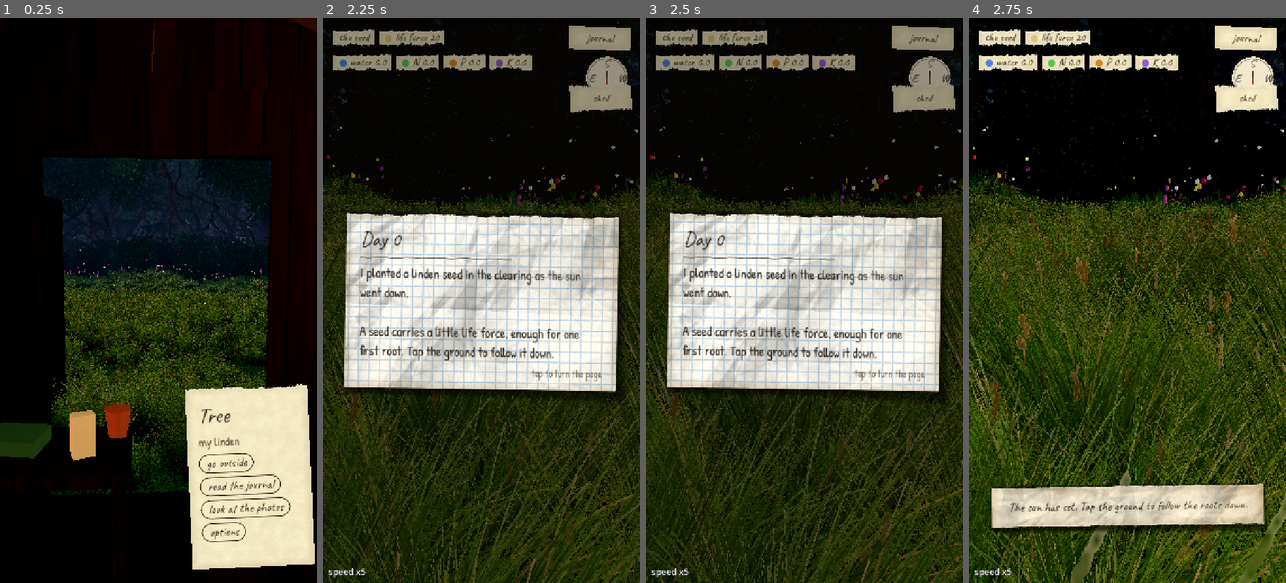
Above: before the commit, frames 1-4 (left to right).
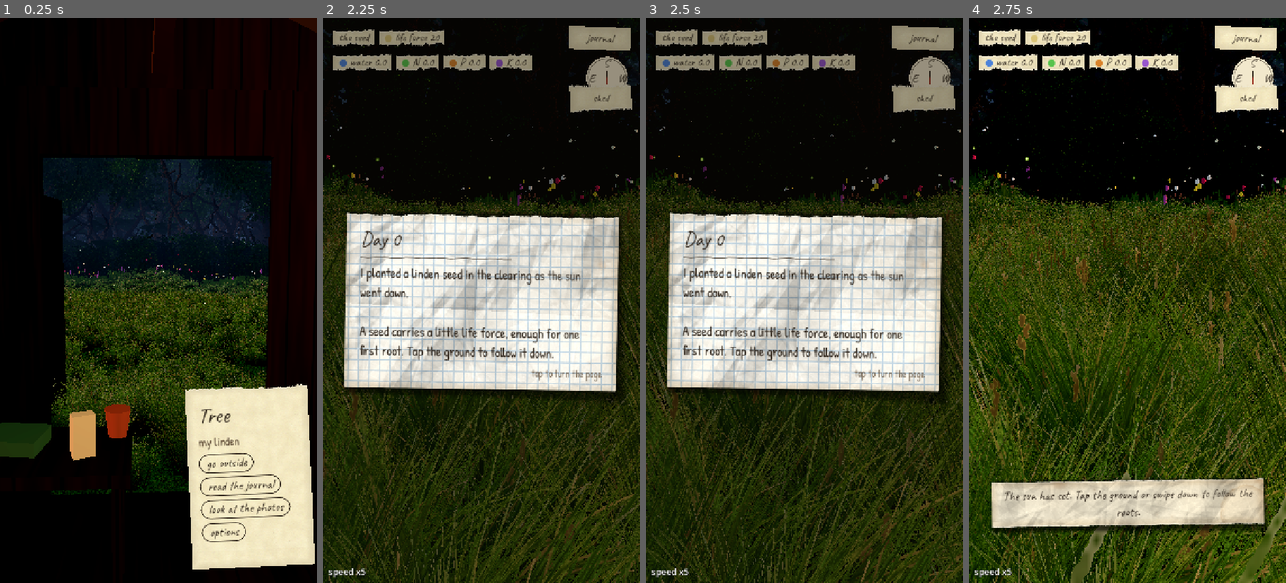
Above: after the commit, the same moments.

Repository: SimonSouleyman/gamdev
Game: Godot game, scene res://main.tscn
Same seed, same stepped clock (60 frames per second), same inputs: the game is played once before the commit and once after it.
Inputs (mouse positions are in pixels of both pictures, inside the frame that each line leads up to):
- Up to frame 1 (0.25 s): no input
- Up to frame 2 (2.25 s): click "go outside" at 0.5 s; tap Enter at 1.25, 2 s; move the mouse to (551, 272) at 1.27 s; hold Right (ui_right) 1.28-2 s; tap T at 1.35 s; click (551, 272) at 1.42 s; tap Space at 1.52, 1.82 s; drag from (418, 328) to (465, 413) at 2.02 s
- Up to frame 3 (2.5 s): no input
- Up to frame 4 (2.75 s): no input

Frames 1-3 are identical in both runs. In frame 4, 2.7% of the frame differs, in the area x 7-94%, y 81-91%.

Commit message:
The dive falls into the ground (down, a little turn and zoom); swipe down at sunset dives, swipe up after the night's root wakes the tree
Co-Authored-By: Claude Opus 5.5 (1M context) <noreply@anthropic.com>

Diff:
--- a/Tree/main.gd
+++ b/Tree/main.gd
@@ -96,6 +96,11 @@
 	tree_view.ground_tapped.connect(_on_ground_tapped)
 	root_view.can_start = func() -> bool: return state.can_start_run()
 	root_view.run_started.connect(func(_id: int) -> void: state.mark_run_started())
+	# Swipe up after the night's root: straight on to the morning.
+	root_view.swipe_up.connect(func() -> void:
+		if state.phase == GameState.Phase.NIGHT and (state.night_done or state.night_empty) and not _transitioning:
+			state.night_done = true
+			state.tick(9999.0))
 	root_view.run_finished.connect(func(_t: PackedFloat32Array) -> void: state.notify_run_done())
 	root_view.find_touched.connect(func(f: Dictionary) -> void: state.notify_find(f))
 	root_view.dots_collected.connect(func(n: int) -> void: ambience.play_collect(n))
--- a/Tree/roots/root_view.gd
+++ b/Tree/roots/root_view.gd
@@ -9,6 +9,8 @@
 signal run_finished(totals: PackedFloat32Array)
 signal find_touched(find: Dictionary)
 signal dots_collected(count: int)
+## A quick swipe up once the night's root is done: back up to the tree (play test 4).
+signal swipe_up
 
 enum Mode { IDLE, PICK, RUN, DONE }
 
@@ -44,6 +46,7 @@
 var _orbit_distance: float = 7.0
 var _look: Vector3 = Vector3(0, -1.5, 0)
 var _press_pos: Vector2 = Vector2.ZERO
+var _press_msec: int = 0
 var _pressing: bool = false
 var _dragged: bool = false
 
@@ -390,7 +393,7 @@
 		Mode.RUN:
 			_hint.text = "Move the stick (or WASD) to grow the root." if _waiting_for_input else ""
 		Mode.DONE:
-			_hint.text = "A quiet night below. Morning comes soon." if quiet_night else "The new root settles. Fine roots reach for what is near."
+			_hint.text = ("A quiet night below. Swipe up to wake the tree." if quiet_night else "The new root settles. Fine roots reach for what is near.") if is_settling() or quiet_night else "Swipe up to wake the tree, or wait for the morning."
 		_:
 			_hint.text = ""
 
@@ -708,6 +711,7 @@
 		_pressing = true
 		_dragged = false
 		_press_pos = pos
+		_press_msec = Time.get_ticks_msec()
 	elif is_move:
 		if _pressing:
 			var rel := (event as InputEventMouseMotion).relative
@@ -723,6 +727,10 @@
 				_hover.position = roots.graph.positions[id]
 	elif is_release:
 		_pressing = false
+		var swipe := _press_pos - pos
+		if mode == Mode.DONE and not is_settling() and swipe.y > 160.0 and absf(swipe.x) < swipe.y * 0.7 				and Time.get_ticks_msec() - _press_msec < 900:
+			swipe_up.emit()
+			return
 		if not _dragged and mode == Mode.PICK:
 			var id := pick_node_at(pos)
 			if id >= 0:
--- a/Tree/tools/grow_shot.gd
+++ b/Tree/tools/grow_shot.gd
@@ -1,7 +1,8 @@
 extends SceneTree
 ## Grows a tree for N in-game days with the root bot and calm days, then takes screenshots of
 ## the tree view at noon from three sides. For judging the look of the growth.
-## Run: godot --path . -s tools/grow_shot.gd -- --days=10 --shots=C:/some/folder [--seed=42] [--boost]
+## Run: godot --path . -s tools/grow_shot.gd -- --days=10 --shots=C:/some/folder [--seed=42] [--boost] [--dive]
+## --dive: instead, five frames of the fall into the ground (dive_amount 0 to 1) from the south.
 
 var shots_dir := ""
 var days := 10
@@ -10,6 +11,7 @@
 var hour := 0.5  # fraction of the daylight, 0.5 = noon
 var view: TreeView
 var frame := 0
+var dive := false
 
 
 func _initialize() -> void:
@@ -22,6 +24,8 @@
 			seed = int(a.substr(7))
 		elif a.begins_with("--hour="):
 			hour = float(a.substr(7))
+		elif a == "--dive":
+			dive = true
 		elif a == "--boost":
 			boost = true
 	DirAccess.make_dir_recursive_absolute(shots_dir)
@@ -57,6 +61,8 @@
 		# After the view's own _ready, which runs once the tree starts.
 		view.setup(get_meta("game"))
 		view.set_hud_visible(false)
+	if dive:
+		return _dive_frames()
 	var names := ["from_north", "from_east", "from_south"]
 	var yaws := [PI, PI * 0.5, 0.0]
 	var i := frame / 20
@@ -69,3 +75,18 @@
 	else:
 		quit()
 	return false
+
+
+func _dive_frames() -> bool:
+	var steps := [0.0, 0.3, 0.55, 0.75, 0.9]
+	var i := frame / 15
+	view._yaw = 0.0
+	view._pitch = 0.12
+	if i < steps.size():
+		view.dive_amount = steps[i]
+	if frame % 15 == 14 and i < steps.size():
+		RenderingServer.force_draw(false)
+		root.get_viewport().get_texture().get_image().save_png(shots_dir.path_join("dive_%d.png" % int(steps[i] * 100)))
+	if i >= steps.size():
+		quit()
+	return false
--- a/Tree/tree/tree_view.gd
+++ b/Tree/tree/tree_view.gd
@@ -479,7 +479,7 @@
 	sun_arc.progress = s.clock.time_of_day / s.clock.daylight_fraction
 	match state.phase:
 		GameState.Phase.SUNSET:
-			_hint.text = "The sun has set. Tap the ground to follow the roots down."
+			_hint.text = "The sun has set. Tap the ground or swipe down to follow the roots."
 		GameState.Phase.DAY:
 			if state.day_is_spent():
 				_hint.text = ("Almost nothing left to grow with today" if state.sim.nutrient_missing() and not state.sim.graph.is_full() and state.sim.resources.stock[0] >= state.sim.cost_per_node else "Nothing left to grow with today") + ". The leaves still gather life force for tonight."
@@ -664,10 +664,15 @@
 	_distance = lerpf(_distance, want_distance, k)
 	var orbit := _focus + Vector3(sin(_yaw) * cos(_pitch), sin(_pitch), cos(_yaw) * cos(_pitch)) * _distance
 	orbit.y = maxf(orbit.y, 0.25)
-	# The dive ends low beside the trunk looking into the soil; sunrise starts there and rises.
-	var dive_point := Vector3(sin(_yaw), 0.0, cos(_yaw)) * 1.0 + Vector3(0, 0.8, 0)
-	camera.position = orbit.lerp(dive_point, dive_amount)
-	var look := _focus.lerp(Vector3(0, -1.0, 0), dive_amount)
+	# The dive: the camera falls straight down into the ground beside the tree, turning a little
+	# and closing in (Simon, play test 4). Sunrise plays the same move backwards, rising out.
+	var fall := dive_amount * dive_amount
+	var spin := dive_amount * 0.55
+	var r := Vector2(orbit.x - _focus.x, orbit.z - _focus.z).length() * lerpf(1.0, 0.6, dive_amount)
+	var a := _yaw + spin
+	camera.position = Vector3(_focus.x + sin(a) * r, lerpf(orbit.y, -1.6, fall), _focus.z + cos(a) * r)
+	camera.fov *= lerpf(1.0, 0.8, dive_amount)
+	var look := Vector3(_focus.x, lerpf(_focus.y, -4.0, fall), _focus.z)
 	var d := look - camera.position
 	if d.length_squared() > 1e-6:
 		camera.look_at(look, Vector3.UP if absf(d.normalized().y) < 0.98 else Vector3.FORWARD)
@@ -747,6 +752,12 @@
 	# A short tap by day boosts the sun for one game hour; the clock keeps running.
 	if is_release and _drag_mode != "orbit" and state.phase == GameState.Phase.DAY and _press_phase == GameState.Phase.DAY and _time - _press_time < 0.6:
 		state.boost_hour()
+	# A quick swipe down at sunset dives too: the tree above, the roots below (play test 4).
+	var swipe := pos - _press_pos
+	if is_release and state.phase == GameState.Phase.SUNSET and _press_phase == GameState.Phase.SUNSET 			and swipe.y > 160.0 and absf(swipe.x) < swipe.y * 0.7 and _time - _press_time < 0.9:
+		_drag_mode = ""
+		ground_tapped.emit()
+		return
 	# Only a short tap that began at sunset dives (not the end of a boost held through sunset).
 	if is_release and _drag_mode != "orbit" and state.phase == GameState.Phase.SUNSET 			and _press_phase == GameState.Phase.SUNSET and _time - _press_time < 0.6:
 		if _hits_ground(pos):
